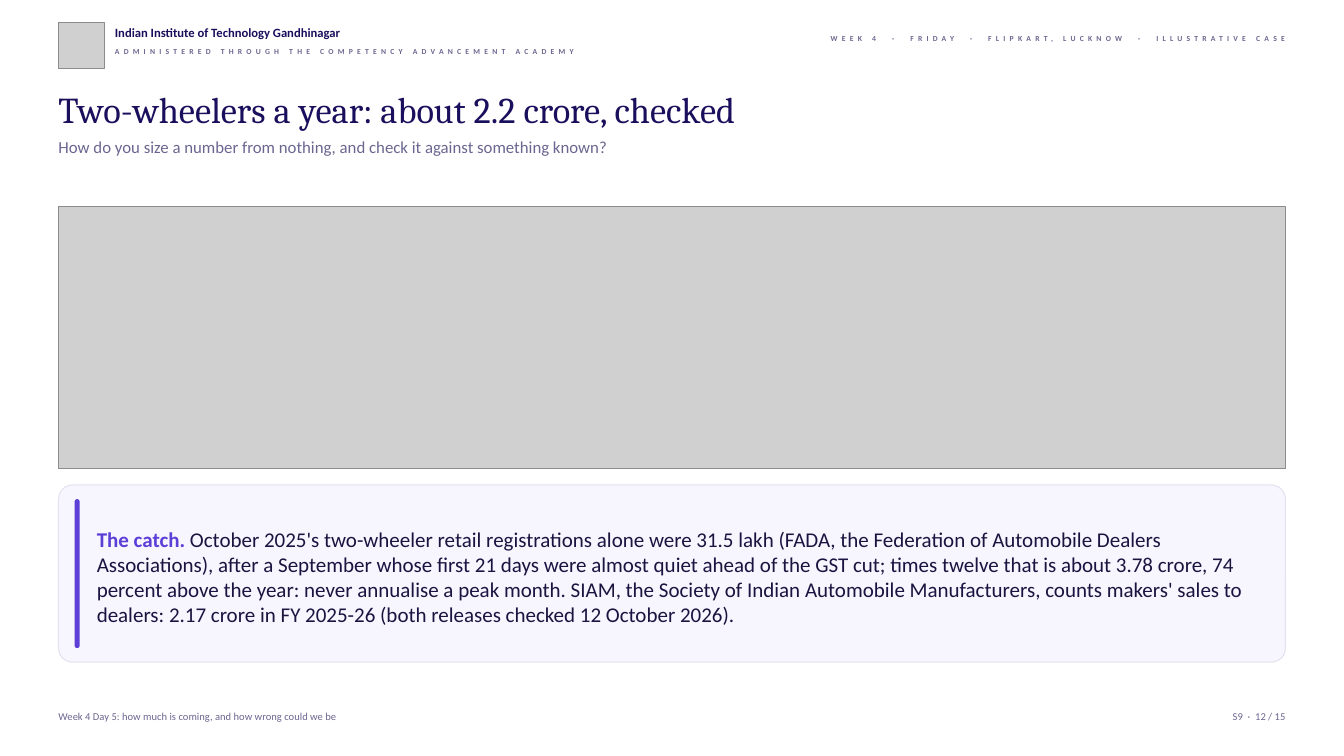
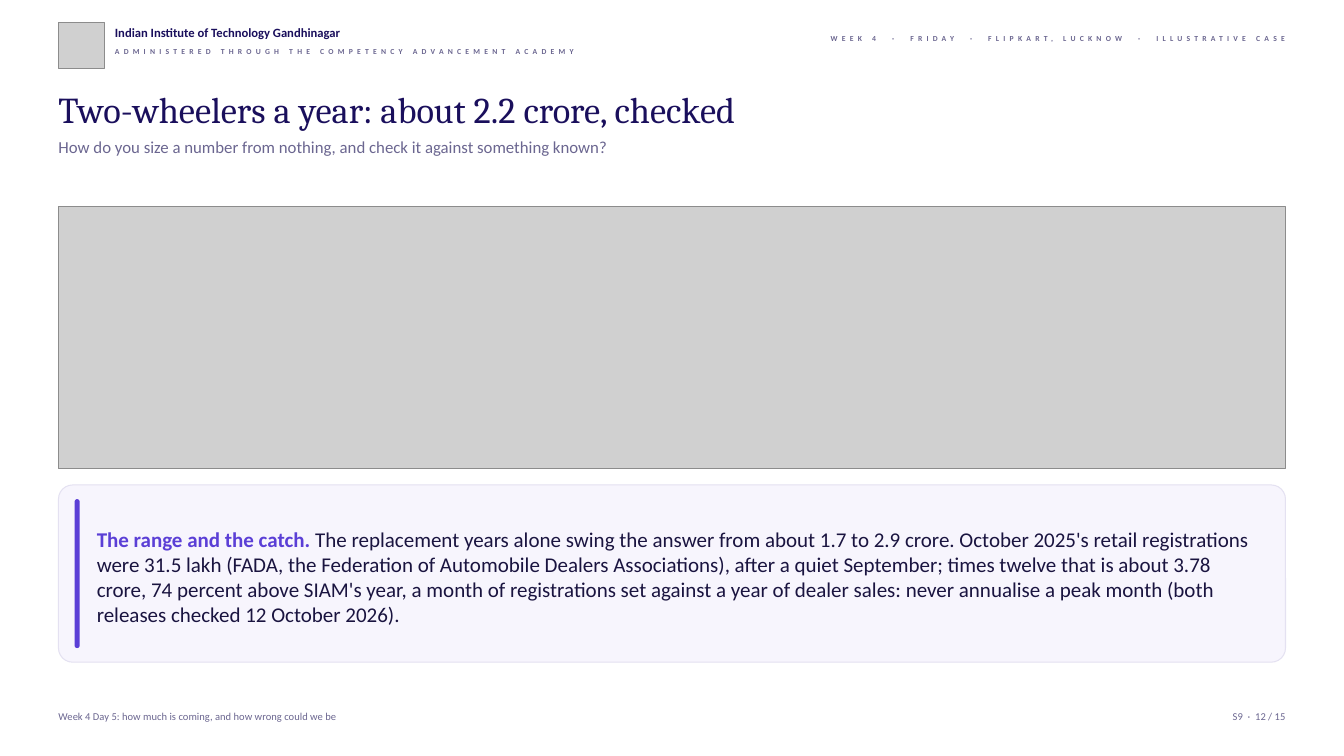
Before and after one commit to fde-academy-lab/c2-content-factory, a slide deck: slide 12 of content/W04/D5/slides/C2_W04_D05_half2_STUDENT.pptx. Drawn at 1344x756 pixels with LibreOffice and Linux fonts; fonts in the diff are those of the drawing; grey boxes stand for pictures; background and template pictures are left out. Boxes give left, top, right and bottom in pixels: in the first picture for what was removed or moved away, otherwise in the second. Text is boxed around its words. In the diff, an @@ line names an element or a change of style, - is before the commit and + after.

```diff
--- a/content/W04/D5/slides/C2_W04_D05_half2_STUDENT.pptx
+++ b/content/W04/D5/slides/C2_W04_D05_half2_STUDENT.pptx
@@ text at (x1=97, y1=532, x2=1248, y2=625): text changed @@
-The catch. October 2025's two-wheeler retail registrations alone were 31.5 lakh (FADA, the Federation of Automobile Dealers Associations), after a September whose first 21 days were almost quiet ahead of the GST cut; times twelve that is about 3.78 crore, 74 percent above the year: never annualise a peak month. SIAM, the Society of Indian Automobile Manufacturers, counts makers' sales to dealers: 2.17 crore in FY 2025-26 (both releases checked 12 October 2026).
+The range and the catch. The replacement years alone swing the answer from about 1.7 to 2.9 crore. October 2025's retail registrations were 31.5 lakh (FADA, the Federation of Automobile Dealers Associations), after a quiet September; times twelve that is about 3.78 crore, 74 percent above SIAM's year, a month of registrations set against a year of dealer sales: never annualise a peak month (both releases checked 12 October 2026).
```
Also in this commit, not shown: 3 other slides changed, 18 other files.
